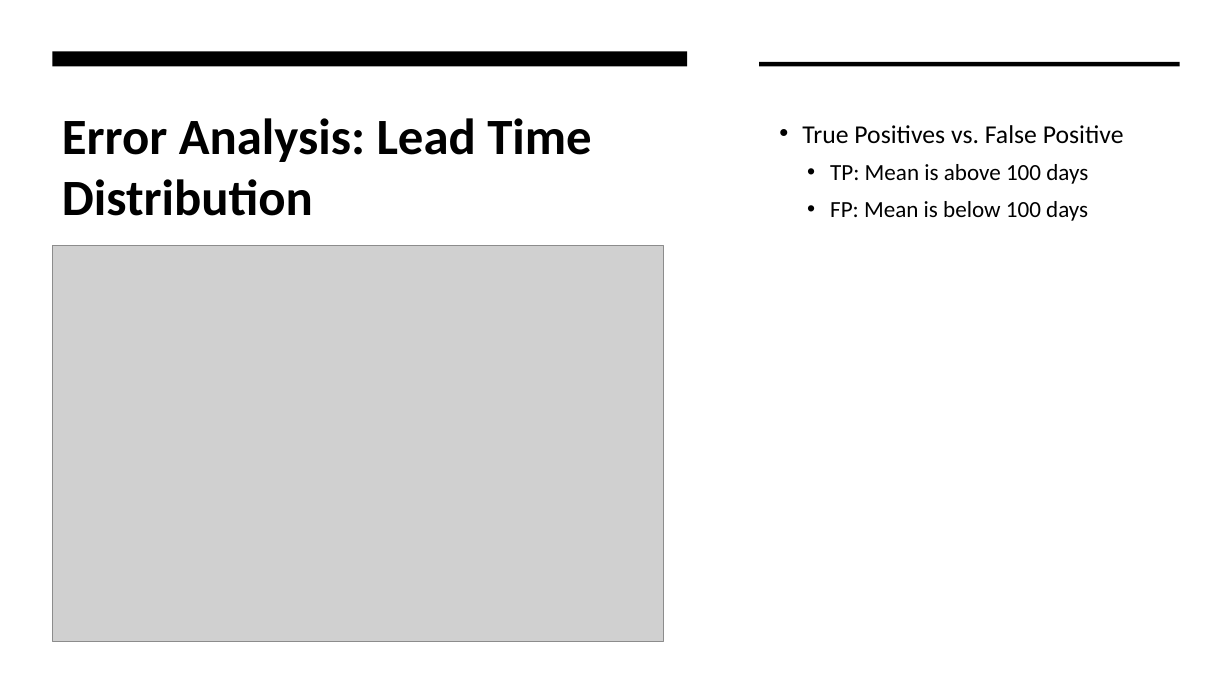
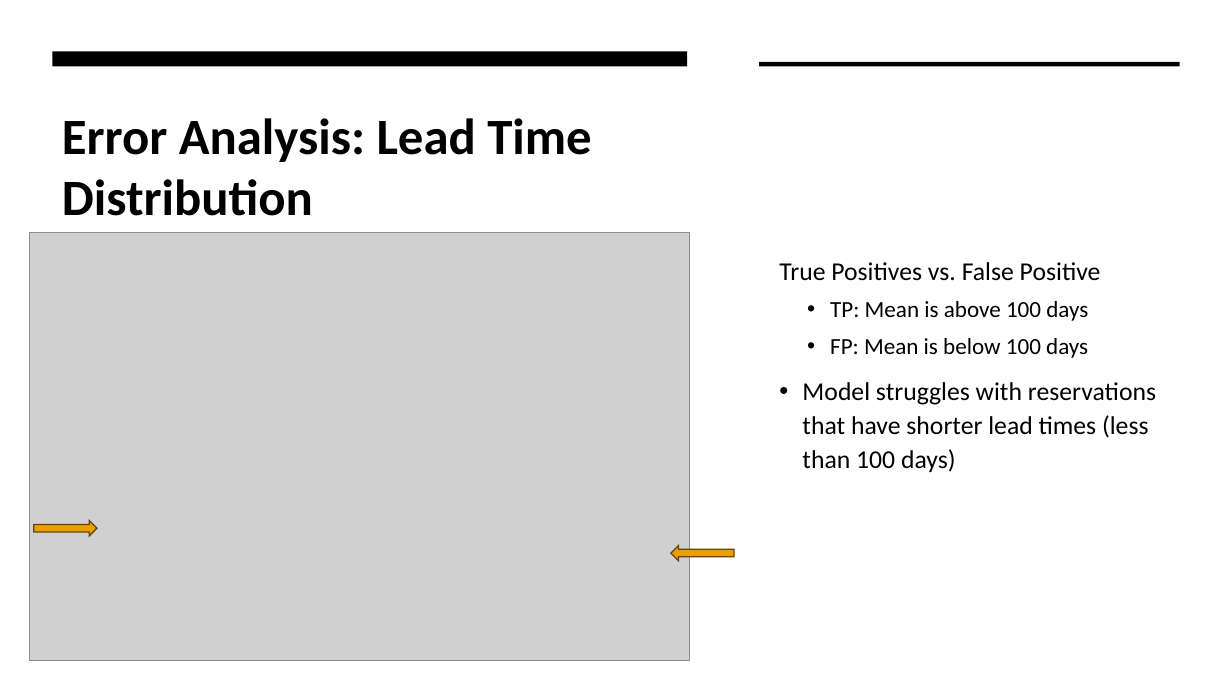
Before and after one commit to briantlui/predictive-model, a slide deck: slide 8 of docs/Sprint3_Presentation.pptx. Drawn at 1232x693 pixels with LibreOffice and Linux fonts; fonts in the diff are those of the drawing; grey boxes stand for pictures. Boxes give left, top, right and bottom in pixels: in the first picture for what was removed or moved away, otherwise in the second. Text is boxed around its words. In the diff, an @@ line names an element or a change of style, - is before the commit and + after.

```diff
--- a/docs/Sprint3_Presentation.pptx
+++ b/docs/Sprint3_Presentation.pptx
@@ picture: place and size @@
-picture at (53,246,664,641)
+picture at (29,233,689,661)
@@ text at (779,262,1101,281): bullet • to none @@
@@ text at (802,382,1156,472): paragraph added @@
+• Model struggles with reservations that have shorter lead times (less than 100 days)
@@ right arrow added at (33,520,96,535), fill #EBA000, outline #674600 1 pt @@
@@ right arrow added at (671,545,734,560), fill #EBA000, outline #674600 1 pt @@
```
Also in this commit, not shown: 9 other slides changed, 3 slides added, 1 slide removed, 1 other file.
